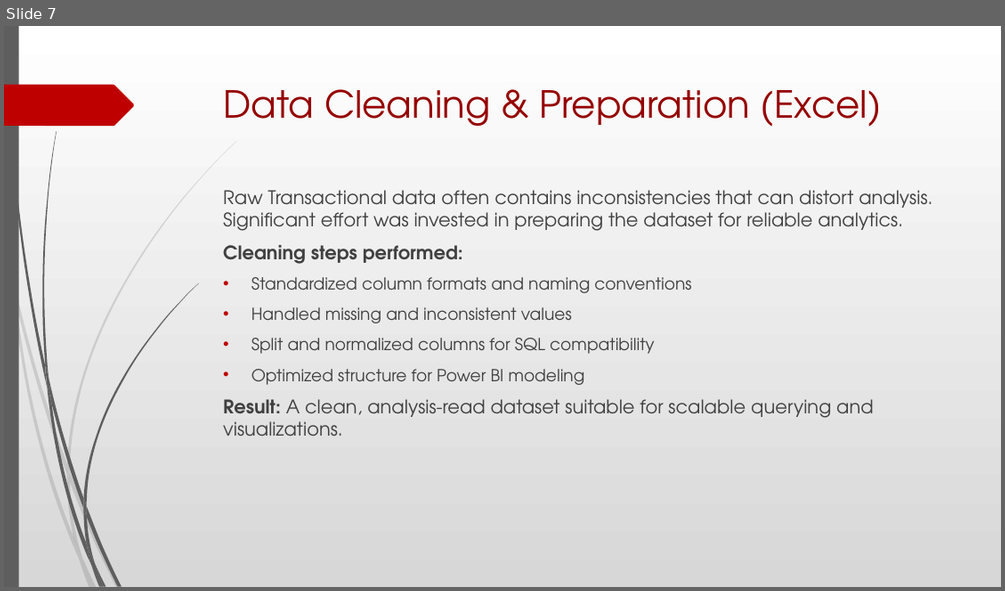
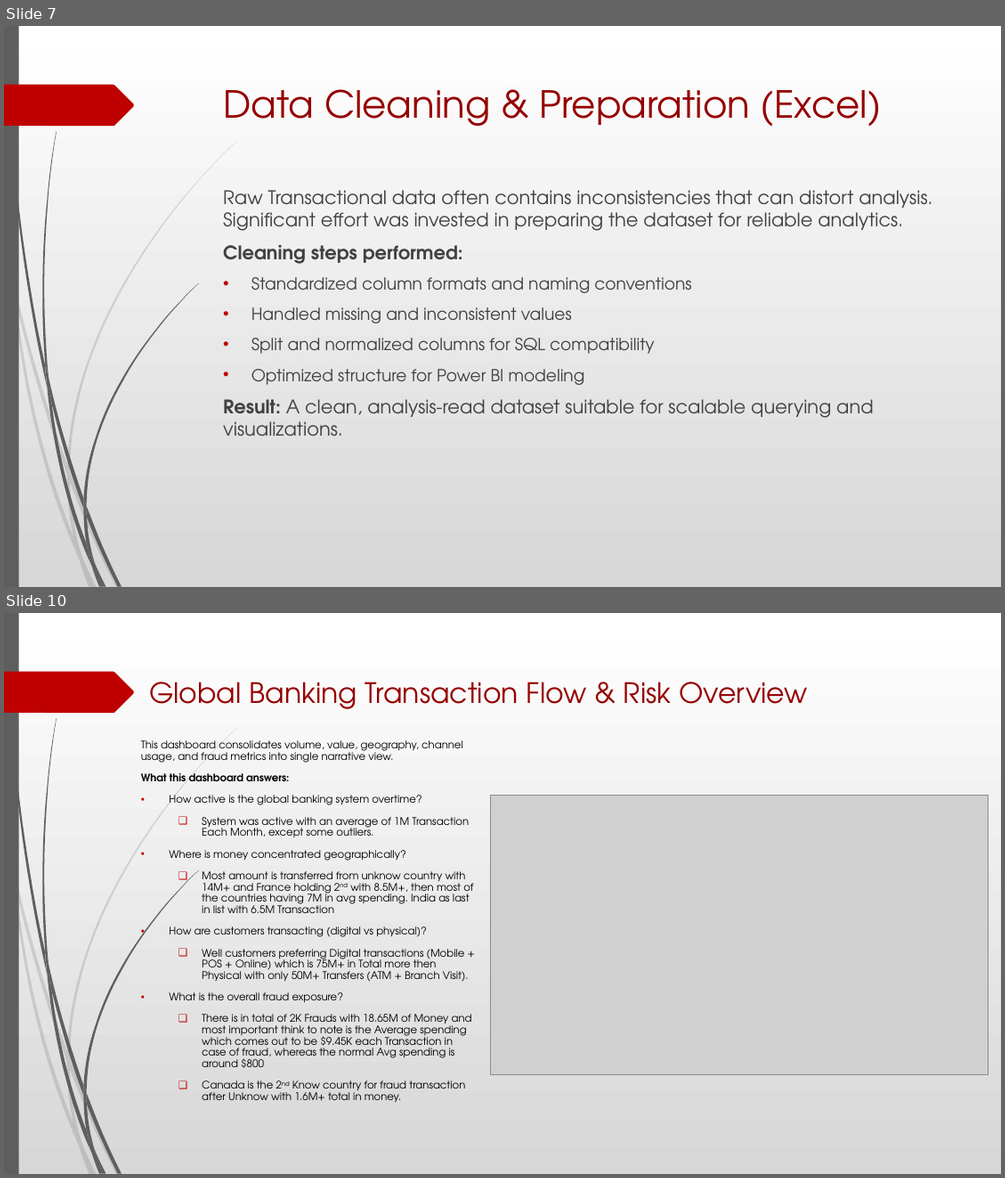
Before and after one commit to Garvdudy/ETL-Banking-Transactions-Combined-Pipeline-Project, a slide deck: Global Banking Fraud Detection & Risk Analysis Presentation.pptx. Shown one above the other, each under a label of ours: slide 7 before the commit, slides 7 and 10 after it; the slides between them are not shown. The pictures are 1005x591 and 1005x1178 pixels, drawn with LibreOffice and Linux fonts; fonts in the diff are those of the drawing; grey boxes stand for pictures. Boxes give left, top, right and bottom in pixels: in the first picture for what was removed or moved away, otherwise in the second. Text is boxed around its words. In the diff, an @@ line names an element or a change of style, - is before the commit and + after.

```diff
--- a/Global Banking Fraud Detection & Risk Analysis Presentation.pptx
+++ b/Global Banking Fraud Detection & Risk Analysis Presentation.pptx
@@ slide 10 added at (4,613,1001,1174), background gradient #FFFFFF to #D7D7D7; not listed: 24 template elements that a slide beside it also shows @@
@@ title added at (149,682,808,709), 27 pt, text #950000 @@
+Global Banking Transaction Flow & Risk Overview
@@ text added at (141,740,473,1103), 10 pt, text #000000 @@
+This dashboard consolidates volume, value, geography, channel usage, and fraud metrics into single narrative view.
+What this dashboard answers:
+• How active is the global banking system overtime?
+  ❑ System was active with an average of 1M Transaction Each Month, except some outliers.
+• Where is money concentrated geographically?
+  ❑ Most amount is transferred from unknow country with 14M+ and France holding 2nd with 8.5M+, then most of the countries having 7M in avg spending. India as last in list with 6.5M Transaction
+• How are customers transacting (digital vs physical)?
+  ❑ Well customers preferring Digital transactions (Mobile + POS + Online) which is 75M+ in Total more then Physical with only 50M+ Transfers (ATM + Branch Visit).
+• What is the overall fraud exposure?
+  ❑ There is in total of 2K Frauds with 18.65M of Money and most important think to note is the Average spending which comes out to be $9.45K each Transaction in case of fraud, whereas the normal Avg spending is around $800
+  ❑ Canada is the 2nd Know country for fraud transaction after Unknow with 1.6M+ total in money.
@@ picture added at (491,795,988,1075) @@
```
Also in this commit, not shown: 2 slides changed.
